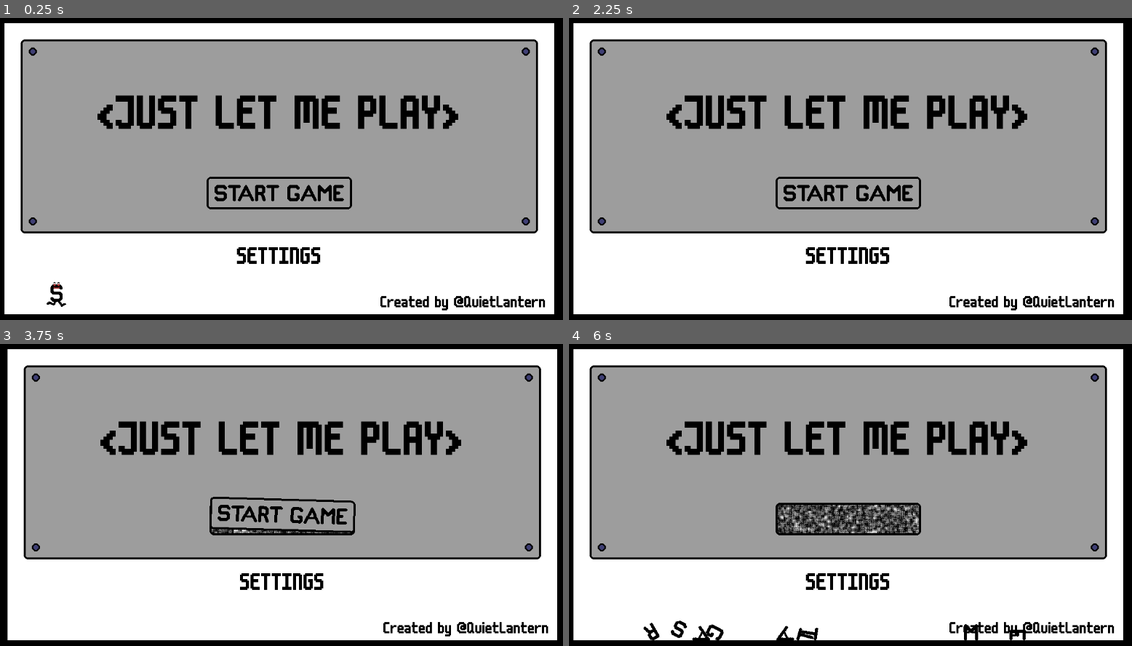
Above: before the commit, frames 1-4 (two rows, left to right).
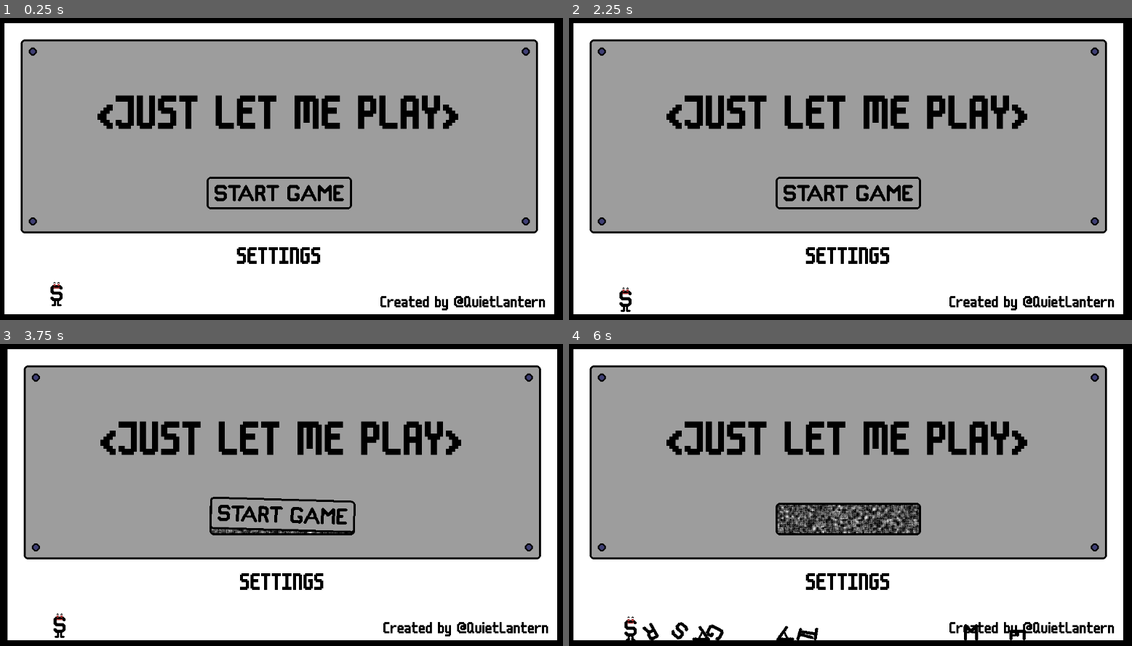
Above: after the commit, the same moments.

Repository: conor-wilson/secret-sapphire
Game: Godot game, scene res://scenes/main.tscn
Two runs of this game, one before a commit and one after it. Both use one fixed random seed, a clock stepped at 60 frames per second and the inputs below.
Inputs (mouse positions are in pixels of both pictures, inside the frame that each line leads up to):
- Up to frame 1 (0.25 s): no input
- Up to frame 2 (2.25 s): tap Enter (ui_accept) at 0.5, 0.6, 0.77, 1.07 s; move the mouse to (850, 135) at 0.52 s; hold Right (ui_right) 0.53-1.25 s; click (850, 135) at 0.67 s; click "SETTINGS" at 1.25 s; click "BACK" at 2 s
- Up to frame 3 (3.75 s): tap Enter (ui_accept) at 2.75, 3.02, 3.05, 3.32, 3.5, 3.6 s; move the mouse to (281, 461) at 2.77 s; hold Right (ui_right) 2.78-3.53 s; click (281, 461) at 2.85 s; move the mouse to (281, 519) at 3.52 s; hold Left (ui_left) from 3.53 s (still down); click (281, 519) at 3.67 s
- Up to frame 4 (6 s): move the mouse to (602, 377) at 4.27 s; release Left (ui_left) at 4.28 s; hold Right (ui_right) 4.28-5.78 s; click (602, 377) at 4.35 s; tap Enter (ui_accept) at 4.52, 4.55, 4.82, 5.1, 5.27, 5.57 s; move the mouse to (1098, 377) at 5.02 s; click (1098, 377) at 5.17 s; tap D (debugbutton) at 5.65 s; move the mouse to (602, 546) at 5.77 s; hold Left (ui_left) from 5.78 s (still down); click (602, 546) at 5.85 s

The runs differ from the first frame. In frame 1, less than 0.1% of the frame differs, in the area x 8-12%, y 88-96%; in frame 2, 0.1%; in frame 3, 0.2%; in frame 4, 1.7%, in the area x 9-63%, y 53-99%.

Commit message:
Added jump animation

Diff:
--- a/let-me-play/running_letter.gd
+++ b/let-me-play/running_letter.gd
@@ -5,8 +5,11 @@
 const JUMP_VELOCITY = -600.0
 
 @export var direction:Vector2 = Vector2.RIGHT
-var activated:bool=false
 var is_infront_of_desktop:bool = false
+var ready_to_exit:bool = false
+
+enum State {IDLE, RUNNING, JUMPING, LANDING}
+var state:State = State.IDLE
 
 #func _ready() -> void:
 	#$AnimatedSprite2D.play("s-running")
@@ -16,30 +19,25 @@
 	if not is_on_floor():
 		velocity += get_gravity() * delta
 
-	# Handle jump.
-	if Input.is_action_just_pressed("ui_accept") and is_on_floor():
-		activate()
-		#velocity.y = JUMP_VELOCITY
-
 	# Get the input direction and handle the movement/deceleration.
 	# As good practice, you should replace UI actions with custom gameplay actions.
 	#var direction := Input.get_axis("ui_left", "ui_right")
 	#if direction:
-	if activated:
-		_set_animation()
-		velocity.x = direction.x * SPEED
-		_enter_desktop_if_able()
+
+	_set_velocity()
+	move_and_slide()
+	_enter_desktop_if_able()
+	_set_animation()
+
 	#else:
 		#velocity.x = move_toward(velocity.x, 0, SPEED)
 
-	move_and_slide()
 
-func activate():
-
-	if !activated:
+func start_running():
+	if state != State.RUNNING:
 		$ChangeDirTimer.start(randf_range(0.1, 1))
 		$JumpTimer.start(randf_range(0.1, 1))
-		activated = true
+		state = State.RUNNING
 
 func _on_change_dir_timer_timeout() -> void:
 	if is_on_floor():
@@ -47,19 +45,37 @@
 	$ChangeDirTimer.start(randf_range(0.1, 1))
 
 func _on_jump_timer_timeout() -> void:
+	$JumpTimer.start(randf_range(1.1, 3))
 	if is_on_floor():
-		velocity.y = JUMP_VELOCITY
-	$JumpTimer.start(randf_range(0.1, 3))
+		_jump()
+
+func _jump():
+	state = State.JUMPING
+	await $AnimatedSprite2D.frame_changed
+	await $AnimatedSprite2D.frame_changed
+	await $AnimatedSprite2D.frame_changed
+	velocity.y = JUMP_VELOCITY
+
 
 func _set_animation():
-	if direction == Vector2.RIGHT:
-		if !is_on_floor():
-			$AnimatedSprite2D.play("s-jumping_right")
-		$AnimatedSprite2D.play("s-running_right")
+
+	if state == State.JUMPING:
+		if $AnimatedSprite2D.animation != "s-jumping":
+			print($AnimatedSprite2D.animation)
+			$AnimatedSprite2D.play("s-jumping")
+	elif state == State.LANDING:
+		$AnimatedSprite2D.play_backwards("s-jumping")
+	elif state == State.RUNNING:
+		if direction == Vector2.RIGHT:
+			$AnimatedSprite2D.play("s-running_right")
+		else:
+			$AnimatedSprite2D.play("s-running_left")
 	else:
-		if !is_on_floor():
-			$AnimatedSprite2D.play("s-jumping_left")
-		$AnimatedSprite2D.play("s-running_left")
+		$AnimatedSprite2D.play("s-idle")
+
+func _set_velocity():
+	if state == State.RUNNING || state == State.JUMPING || state == State.LANDING:
+		velocity.x = direction.x * SPEED
 
 func _on_left_wall_detector_body_entered(body: Node2D) -> void:
 	direction = Vector2.RIGHT
@@ -75,9 +91,33 @@
 		#z_index = -100
 
 func _enter_desktop_if_able():
-	if !is_on_floor() && velocity.y >= -0.01 && is_infront_of_desktop:
+	if !is_on_floor() && velocity.y >= -0.01 && is_infront_of_desktop && ready_to_exit:
 		z_index = -1
 
 func set_can_enter_desktop(val:bool):
-	#print("ASDF")
 	is_infront_of_desktop = val
+
+# TODO: This is purely for debugging. This function should be removed once it's
+# no-longer needed.
+func _input(event: InputEvent) -> void:
+	if event.is_action_pressed("debugbutton"):
+		$MischiefTimer.start()
+		start_running()
+
+
+func _on_landing_detector_body_entered(body: Node2D) -> void:
+
+	# TODO: This feels a little bit weird. Rethink it.
+	if z_index == -1:
+		queue_free()
+
+	if state == State.JUMPING:
+		state = State.LANDING
+		await $AnimatedSprite2D.frame_changed
+		await $AnimatedSprite2D.frame_changed
+		await $AnimatedSprite2D.frame_changed
+		start_running()
+
+
+func _on_mischief_timer_timeout() -> void:
+	ready_to_exit = true
--- a/let-me-play/scenes/running_letter.tscn
+++ b/let-me-play/scenes/running_letter.tscn
@@ -1,10 +1,15 @@
-[gd_scene load_steps=14 format=3 uid="uid://lvqqxc7ln6wx"]
+[gd_scene load_steps=20 format=3 uid="uid://lvqqxc7ln6wx"]
 
 [ext_resource type="Script" path="res://running_letter.gd" id="1_b1yc4"]
+[ext_resource type="Texture2D" uid="uid://bf1ngf2defhrk" path="res://assets/art/RunningLetters/S-Jumping1.png" id="2_5lp2y"]
 [ext_resource type="Texture2D" uid="uid://cha8waoixn83o" path="res://assets/art/RunningLetters/S-Running_Left1.png" id="2_0503h"]
+[ext_resource type="Texture2D" uid="uid://dpfut3ukyynu7" path="res://assets/art/RunningLetters/S-Idle.png" id="2_wnng6"]
+[ext_resource type="Texture2D" uid="uid://cqga1ekfrnrcf" path="res://assets/art/RunningLetters/S-Jumping2.png" id="3_1f5ns"]
 [ext_resource type="Texture2D" uid="uid://dtjehcy6olrjt" path="res://assets/art/RunningLetters/S-Running_Left2.png" id="3_4p2at"]
 [ext_resource type="Texture2D" uid="uid://bqvblky8ifgdg" path="res://assets/art/RunningLetters/S-Running_Left3.png" id="4_7318i"]
+[ext_resource type="Texture2D" uid="uid://dtk330hprcgtl" path="res://assets/art/RunningLetters/S-Jumping3.png" id="4_rcayu"]
 [ext_resource type="Texture2D" uid="uid://dfy1oseus6muj" path="res://assets/art/RunningLetters/S-Running_Left4.png" id="5_2qxvp"]
+[ext_resource type="Texture2D" uid="uid://bg8qqke0yce8i" path="res://assets/art/RunningLetters/S-Jumping4.png" id="5_n7le1"]
 [ext_resource type="Texture2D" uid="uid://crppq1bq4q3tu" path="res://assets/art/RunningLetters/S-Running_Right1.png" id="6_bdtsu"]
 [ext_resource type="Texture2D" uid="uid://decaea1c163o0" path="res://assets/art/RunningLetters/S-Running_Right2.png" id="7_oq4wd"]
 [ext_resource type="Texture2D" uid="uid://cqqyn2ldh60nf" path="res://assets/art/RunningLetters/S-Running_Right3.png" id="8_kxmre"]
@@ -19,19 +24,36 @@
 }, {
 "frames": [{
 "duration": 1.0,
-"texture": ExtResource("2_0503h")
+"texture": ExtResource("2_wnng6")
 }],
 "loop": true,
-"name": &"s-jumping_left",
+"name": &"s-idle",
+"speed": 5.0
+}, {
+"frames": [{
+"duration": 1.0,
+"texture": ExtResource("2_5lp2y")
+}, {
+"duration": 1.0,
+"texture": ExtResource("3_1f5ns")
+}, {
+"duration": 1.0,
+"texture": ExtResource("4_rcayu")
+}, {
+"duration": 1.0,
+"texture": ExtResource("5_n7le1")
+}],
+"loop": false,
+"name": &"s-jumping",
 "speed": 12.0
 }, {
 "frames": [{
 "duration": 1.0,
-"texture": ExtResource("6_bdtsu")
+"texture": ExtResource("5_n7le1")
 }],
 "loop": true,
-"name": &"s-jumping_right",
-"speed": 12.0
+"name": &"s-mid-air",
+"speed": 5.0
 }, {
 "frames": [{
 "duration": 1.0,
@@ -78,6 +100,9 @@
 [sub_resource type="RectangleShape2D" id="RectangleShape2D_5ug51"]
 size = Vector2(5, 20)
 
+[sub_resource type="RectangleShape2D" id="RectangleShape2D_g0lr5"]
+size = Vector2(6, 82)
+
 [node name="RunningLetter" type="CharacterBody2D"]
 collision_layer = 32
 collision_mask = 65
@@ -85,8 +110,7 @@
 
 [node name="AnimatedSprite2D" type="AnimatedSprite2D" parent="."]
 sprite_frames = SubResource("SpriteFrames_knhoi")
-animation = &"s-jumping_right"
-frame_progress = 0.95878
+animation = &"s-mid-air"
 
 [node name="CollisionShape2D" type="CollisionShape2D" parent="."]
 position = Vector2(0, 7)
@@ -97,6 +121,10 @@
 
 [node name="JumpTimer" type="Timer" parent="."]
 
+[node name="MischiefTimer" type="Timer" parent="."]
+wait_time = 5.0
+one_shot = true
+
 [node name="LeftWallDetector" type="Area2D" parent="."]
 
 [node name="CollisionShape2D" type="CollisionShape2D" parent="LeftWallDetector"]
@@ -104,12 +132,21 @@
 shape = SubResource("RectangleShape2D_irv2h")
 
 [node name="RightWallDetector" type="Area2D" parent="."]
+collision_layer = 32
 
 [node name="CollisionShape2D" type="CollisionShape2D" parent="RightWallDetector"]
 position = Vector2(10.5, 0)
 shape = SubResource("RectangleShape2D_5ug51")
 
+[node name="LandingDetector" type="Area2D" parent="."]
+
+[node name="CollisionShape2D" type="CollisionShape2D" parent="LandingDetector"]
+position = Vector2(0, 62)
+shape = SubResource("RectangleShape2D_g0lr5")
+
 [connection signal="timeout" from="ChangeDirTimer" to="." method="_on_change_dir_timer_timeout"]
 [connection signal="timeout" from="JumpTimer" to="." method="_on_jump_timer_timeout"]
+[connection signal="timeout" from="MischiefTimer" to="." method="_on_mischief_timer_timeout"]
 [connection signal="body_entered" from="LeftWallDetector" to="." method="_on_left_wall_detector_body_entered"]
 [connection signal="body_entered" from="RightWallDetector" to="." method="_on_right_wall_detector_body_entered"]
+[connection signal="body_entered" from="LandingDetector" to="." method="_on_landing_detector_body_entered"]
Binary file added: let-me-play/assets/art/RunningLetters/S-Idle.png
Not shown, added: let-me-play/assets/art/RunningLetters/S-Idle.png.import
Binary file added: let-me-play/assets/art/RunningLetters/S-Jumping1.png
Not shown, added: let-me-play/assets/art/RunningLetters/S-Jumping1.png.import
Binary file added: let-me-play/assets/art/RunningLetters/S-Jumping2.png
Not shown, added: let-me-play/assets/art/RunningLetters/S-Jumping2.png.import
Binary file added: let-me-play/assets/art/RunningLetters/S-Jumping3.png
Not shown, added: let-me-play/assets/art/RunningLetters/S-Jumping3.png.import
Binary file added: let-me-play/assets/art/RunningLetters/S-Jumping4.png
Not shown, added: let-me-play/assets/art/RunningLetters/S-Jumping4.png.import
Not shown, changed: aseprite/CrumpledPaper.aseprite
Not shown, added: aseprite/S-Idle.aseprite
(and 1 more such lines)
